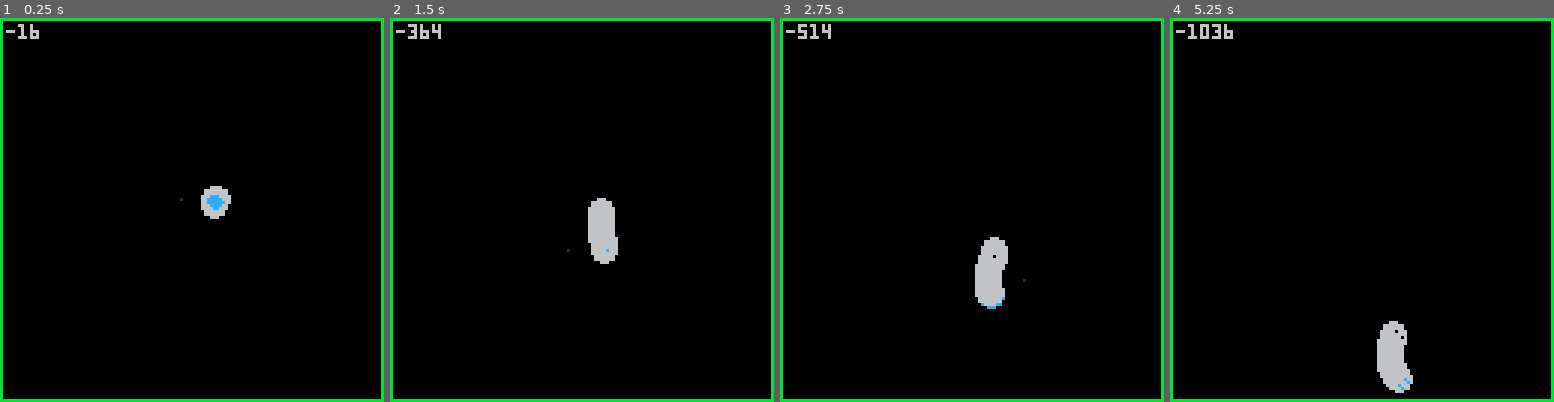
Above: before the commit, frames 1-4 (left to right).
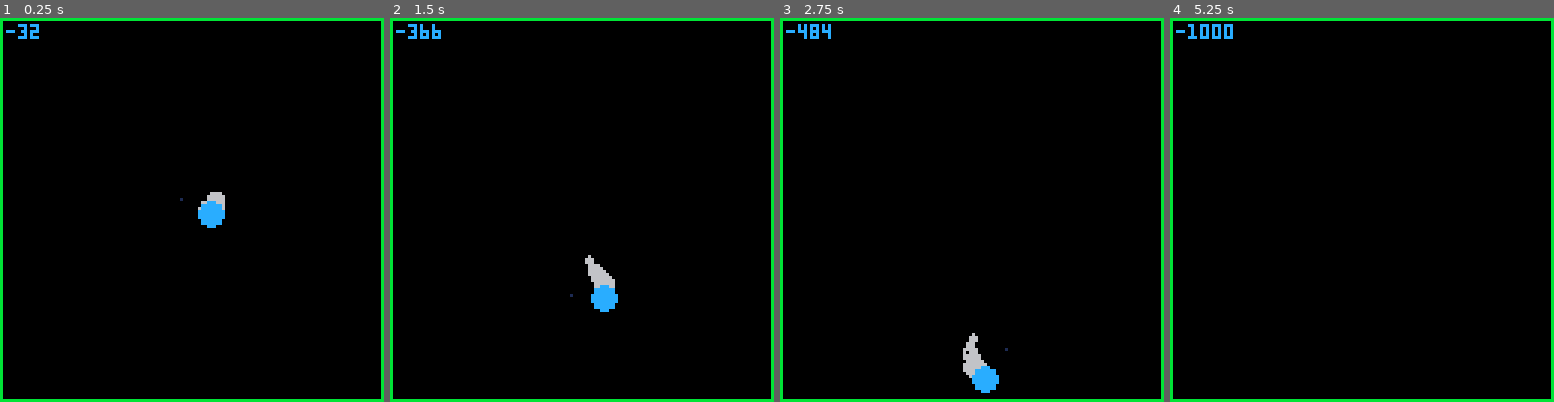
Above: after the commit, the same moments.

Repository: brettski/pico-8
Game: PICO-8 cartridge poc/pivot.p8
The game is run twice, just before and just after one commit, with the same random seed, the same clock (stepped at 60 frames per second) and the same inputs.
Inputs:
- Up to frame 1 (0.25 s): no input
- Up to frame 2 (1.5 s): tap X (X key) at 0.33, 1.07 s
- Up to frame 3 (2.75 s): tap X (X key) at 1.85 s
- Up to frame 4 (5.25 s): tap X (X key) at 2.97, 4.08, 5.2 s

The runs differ from the first frame. In frame 1, 0.7% of the frame differs, in the area x 1-61%, y 1-55%; in frame 2, 2.0%; in frame 3, 2.2%, in the area x 1-65%, y 1-98%; in frame 4, 1.6%.

Commit message:
starting a new one, because why not 🚣‍♂️

Diff:
--- /dev/null
+++ b/pivotpico.p8
@@ -0,0 +1,132 @@
+pico-8 cartridge // http://www.pico-8.com
+version 32
+__lua__
+--pivot pico
+--by brettski
+--demake of pivot
+-- developed by adamview studios
+
+function _init()
+ set_globals()
+ start_game()
+end
+
+function _update60()
+ _upd()
+end
+
+function _draw()
+cls()
+_drw()
+end
+-->8
+--init
+
+function set_globals()
+ p={} --player
+ score=0
+ borderc=11 --border color
+end
+
+function start_game()
+ init_player()
+
+ _upd=function()
+  if(btnp(❎)) p.switchdir()
+  p:upd()
+ end
+
+ _drw=function()
+  p:draw()
+  rect(0,0,127,127,borderc) --border
+ end
+end
+-->8
+--2
+-->8
+--player
+
+function init_player()
+	p={
+		ox=60, --origin x
+		oy=60, --origin y
+		x=0, --position x
+		y=0, --position y
+		a=0, --angle to origin
+		rs=2, --radial speed
+		r=4, --size/radius
+		mr=12, --movement radius
+		cw=true, --movement direction
+		tl={}, --tail values
+		tlen=32, --tail length
+	}
+
+	function p:addtl()
+	 self.tl=tblsftlft(
+	  self.tl,
+	  self.tlen,
+	  {x=self.x,y=self.y}
+  )
+	end
+
+	function p:upd()
+	 local a=p.a/360
+	 p.x=p.ox+p.mr*cos(a)
+	 p.y=p.oy+p.mr*sin(a)
+	 if p.cw then
+	  p.a-=p.rs
+	 else
+	  p.a+=p.rs
+	 end
+	 p:addtl()
+	end
+
+	function p:switchdir()
+	 p.a=p.a-180
+	 local a=p.a/360
+	 p.cw= not p.cw
+	 p.ox=p.x-p.mr*cos(a)
+	 p.oy=p.y-p.mr*sin(a)
+	end
+
+	function p.draw()
+	 pset(p.ox,p.oy,1)
+	 --tail
+	 local tr = p.r
+	 for j=#p.tl,1,-1 do
+	  local tl=p.tl[j]
+	  if(j%6==0)tr-=1
+	  tr=max(1,tr)
+	  circfill(tl.x,tl.y,tr,6)
+	 end
+	 --player
+	 circfill(p.x,p.y,p.r,12)
+	 print(p.a,2,2)
+	end
+end
+-->8
+--point dot
+-->8
+--enemies
+-->8
+--utils
+
+function tblsftlft(tbl,lmt,val)
+	--tbl: table to work on
+	--lmt: table size limit
+	--val: value adding
+	add(tbl,val)
+	if(#tbl<=lmt) return tbl
+	local ntbl={}
+	for i=2,lmt do
+	 add(ntbl,tbl[i])
+	end
+	return ntbl
+end
+__gfx__
+00000000000000000000000000000000000000000000000000000000000000000000000000000000000000000000000000000000000000000000000000000000
+00000000000000000000000000000000000000000000000000000000000000000000000000000000000000000000000000000000000000000000000000000000
+00700700000000000000000000000000000000000000000000000000000000000000000000000000000000000000000000000000000000000000000000000000
+00077000000000000000000000000000000000000000000000000000000000000000000000000000000000000000000000000000000000000000000000000000
+00077000000000000000000000000000000000000000000000000000000000000000000000000000000000000000000000000000000000000000000000000000
+00700700000000000000000000000000000000000000000000000000000000000000000000000000000000000000000000000000000000000000000000000000
--- a/poc/pivot.p8
+++ b/poc/pivot.p8
@@ -24,7 +24,7 @@
  }
 end
 
-function _update()
+function _update60()
  a=p.a/360
  p.x=p.ox+p.r*cos(a)
  p.y=p.oy+p.r*sin(a)
@@ -47,14 +47,16 @@
  cls()
  --circ(p.ox,p.oy,p.r,1)
  pset(p.ox,p.oy,1)
- circfill(p.x,p.y,4,12)
+ --tail
  local tr=4
  for j=#p.tl,1,-1 do
   tl=p.tl[j]
-  --tr-=(flr(j/6))
+  if(j%6==0)tr-=1
   tr = max(1, tr)
   circ(tl.x,tl.y,tr,6)
  end
+ --player
+ circfill(p.x,p.y,4,12)
  print(p.a,2,2)
  rect(0,0,127,127,11)
 end
